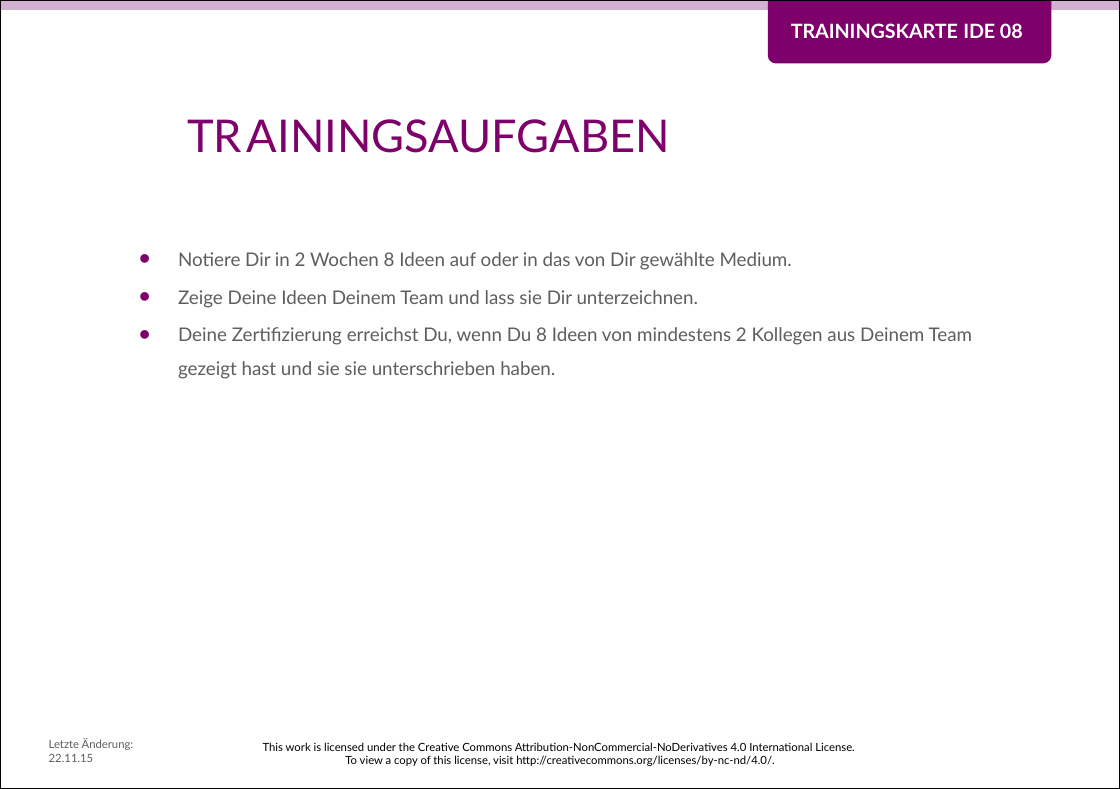
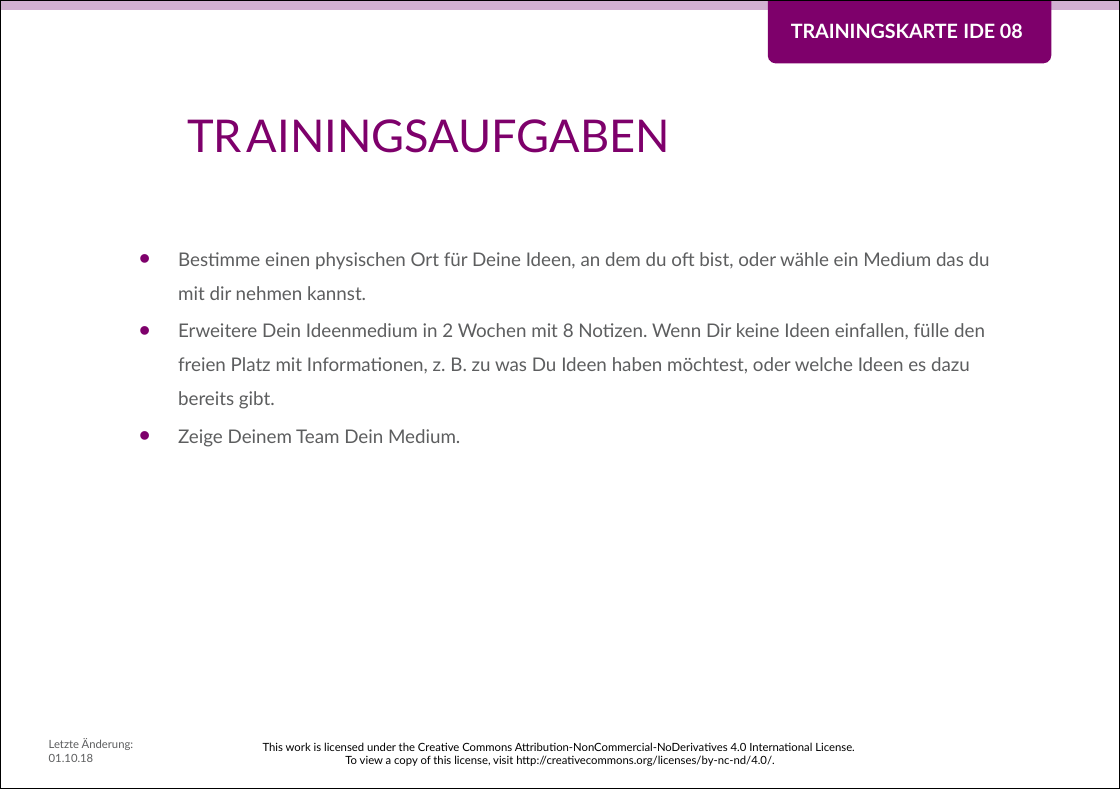
Before and after one commit to Teamtool/training-materials, a slide deck: slide 2 of training-cards/music moves/Ideas (IDE)/ger/apprentice/ger_IDE_08_Ideen_einfangen_MM_A.pptx. Drawn at 1120x789 pixels with LibreOffice and Linux fonts; fonts in the diff are those of the drawing; background and template pictures are left out. Boxes give left, top, right and bottom in pixels: in the first picture for what was removed or moved away, otherwise in the second. Text is boxed around its words. In the diff, an @@ line names an element or a change of style, - is before the commit and + after.

```diff
--- a/training-cards/music moves/Ideas (IDE)/ger/apprentice/ger_IDE_08_Ideen_einfangen_MM_A.pptx
+++ b/training-cards/music moves/Ideas (IDE)/ger/apprentice/ger_IDE_08_Ideen_einfangen_MM_A.pptx
@@ text at <box>178,252,990,447</box>: text changed @@
-• Notiere Dir in 2 Wochen 8 Ideen auf oder in das von Dir gewählte Medium.
-• Zeige Deine Ideen Deinem Team und lass sie Dir unterzeichnen.
-• Deine Zertifizierung erreichst Du, wenn Du 8 Ideen von mindestens 2 Kollegen aus Deinem Team gezeigt hast und sie sie unterschrieben haben.
+• Bestimme einen physischen Ort für Deine Ideen, an dem du oft bist, oder wähle ein Medium das du mit dir nehmen kannst.
+• Erweitere Dein Ideenmedium in 2 Wochen mit 8 Notizen. Wenn Dir keine Ideen einfallen, fülle den freien Platz mit Informationen, z. B. zu was Du Ideen haben möchtest, oder welche Ideen es dazu bereits gibt.
+• Zeige Deinem Team Dein Medium.
@@ text at <box>49,739,134,762</box>: text changed @@
-Letzte Änderung: 22.11.15
+Letzte Änderung: 01.10.18
```
Also in this commit, not shown: 1 other slide changed, 1 other file.
